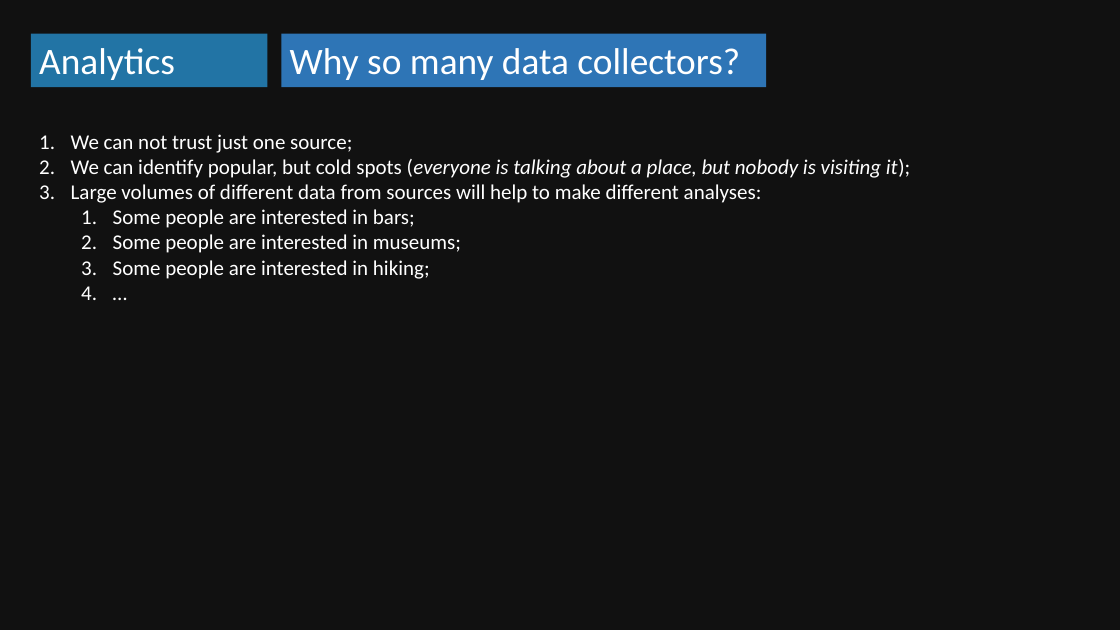
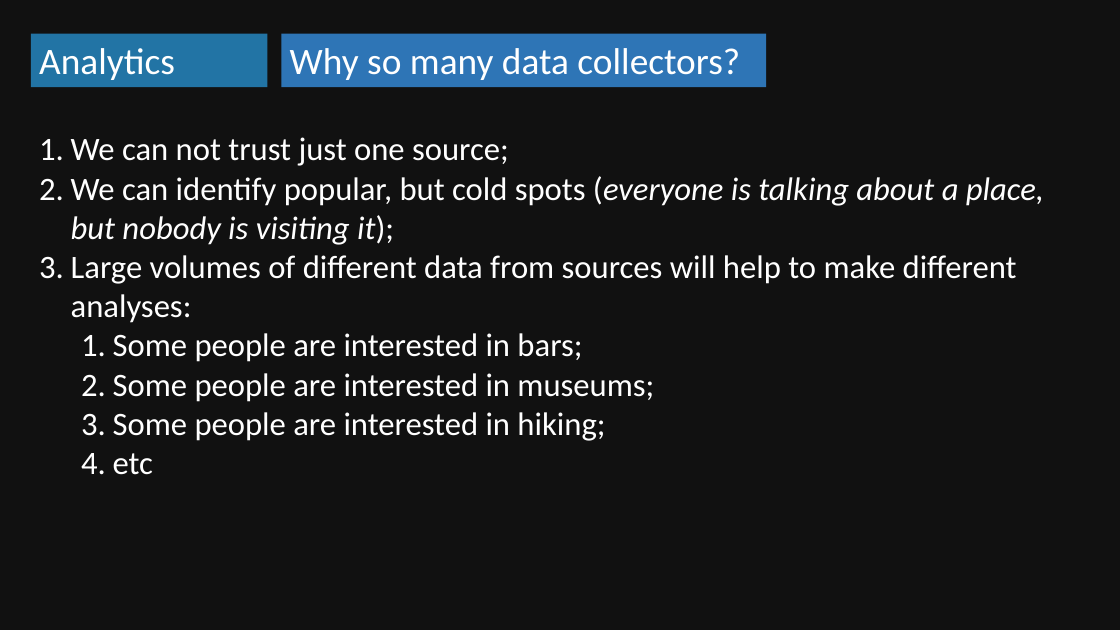
Before and after one commit to stainless-chief/h-izumo-navi, a slide deck: slide 6 of .presentation/analytics.pptx (slide 4 before the commit). Drawn at 1120x630 pixels with LibreOffice and Linux fonts; fonts in the diff are those of the drawing. Boxes give left, top, right and bottom in pixels: in the first picture for what was removed or moved away, otherwise in the second. Text is boxed around its words. In the diff, an @@ line names an element or a change of style, - is before the commit and + after.

```diff
--- a/.presentation/analytics.pptx
+++ b/.presentation/analytics.pptx
@@ text at <box>71,137,1044,441</box>: size 18 to 28 pt @@
@@ text at <box>113,453,153,475</box>: text changed; size 18 to 28 pt @@
-  4. …
+  4. etc
```
Also in this commit, not shown: 4 other slides changed, 1 slide added, 1 slide removed.
